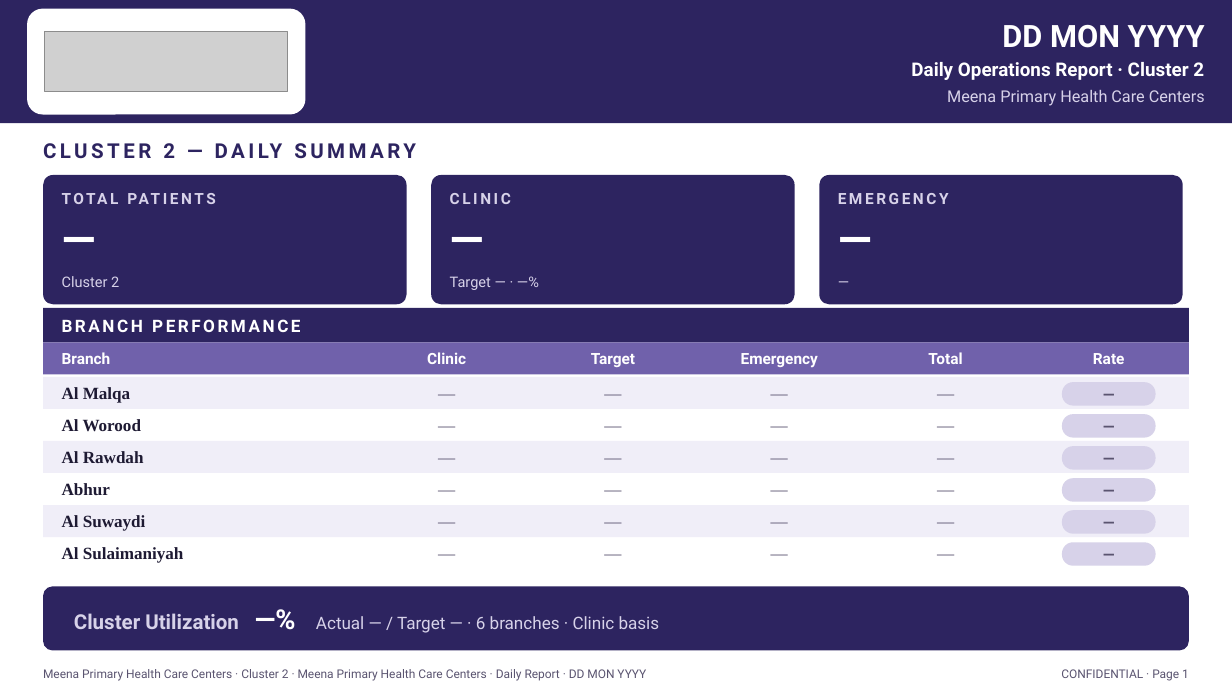
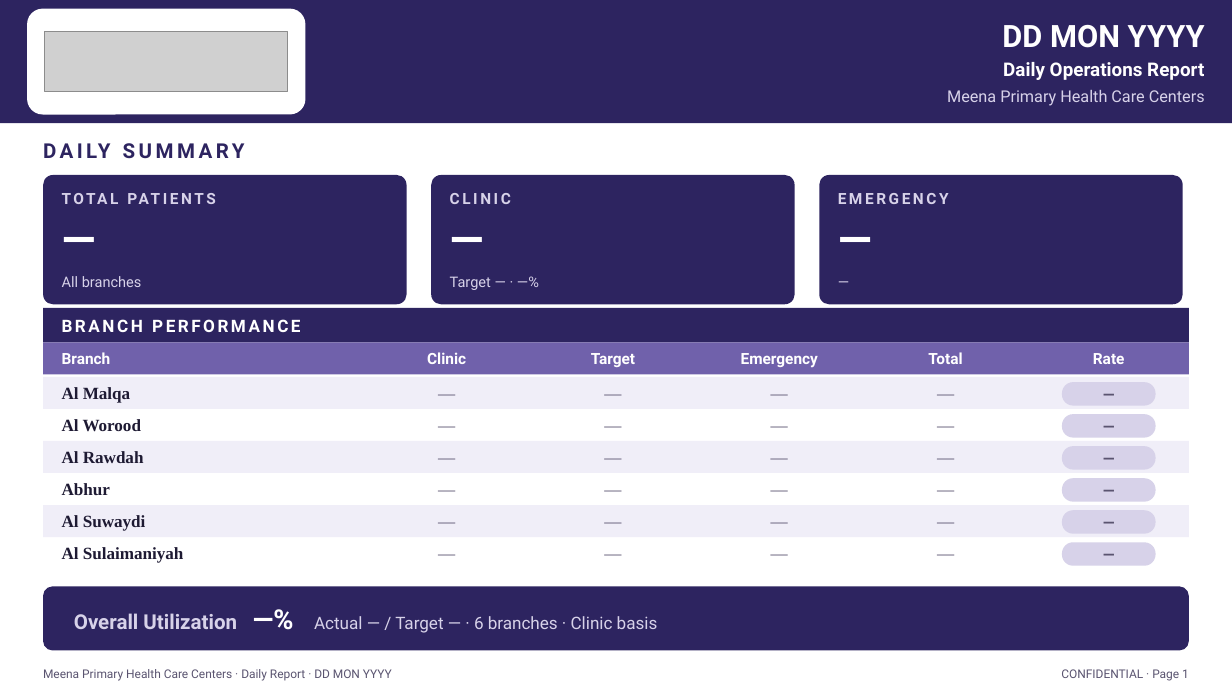
Before and after one commit to a7m2030ed-debug/Aogh, a slide deck: slide 1 of template/Cluster_SIX_Branches_Template.pptx. Drawn at 1232x693 pixels with LibreOffice and Linux fonts; fonts in the diff are those of the drawing; grey boxes stand for pictures. Boxes give left, top, right and bottom in pixels: in the first picture for what was removed or moved away, otherwise in the second. Text is boxed around its words. In the diff, an @@ line names an element or a change of style, - is before the commit and + after.

```diff
--- a/template/Cluster_SIX_Branches_Template.pptx
+++ b/template/Cluster_SIX_Branches_Template.pptx
@@ text at bbox=[1003, 62, 1204, 80]: text changed @@
-Daily Operations Report · Cluster 2
+Daily Operations Report
@@ text at bbox=[163, 143, 175, 158]: text changed @@
-CLUSTER 2 — DAILY SUMMARY
+DAILY SUMMARY
@@ text at bbox=[62, 276, 142, 287]: text changed @@
-Cluster 2
+All branches
@@ text at bbox=[74, 613, 658, 633]: text changed @@
-Cluster Utilization —% Actual — / Target — · 6 branches · Clinic basis
+Overall Utilization —% Actual — / Target — · 6 branches · Clinic basis
@@ text at bbox=[43, 669, 392, 681]: text changed @@
-Meena Primary Health Care Centers · Cluster 2 · Meena Primary Health Care Centers · Daily Report · DD MON YYYY
+Meena Primary Health Care Centers · Daily Report · DD MON YYYY
```
Also in this commit, not shown: 2 other slides changed, 3 other files.
